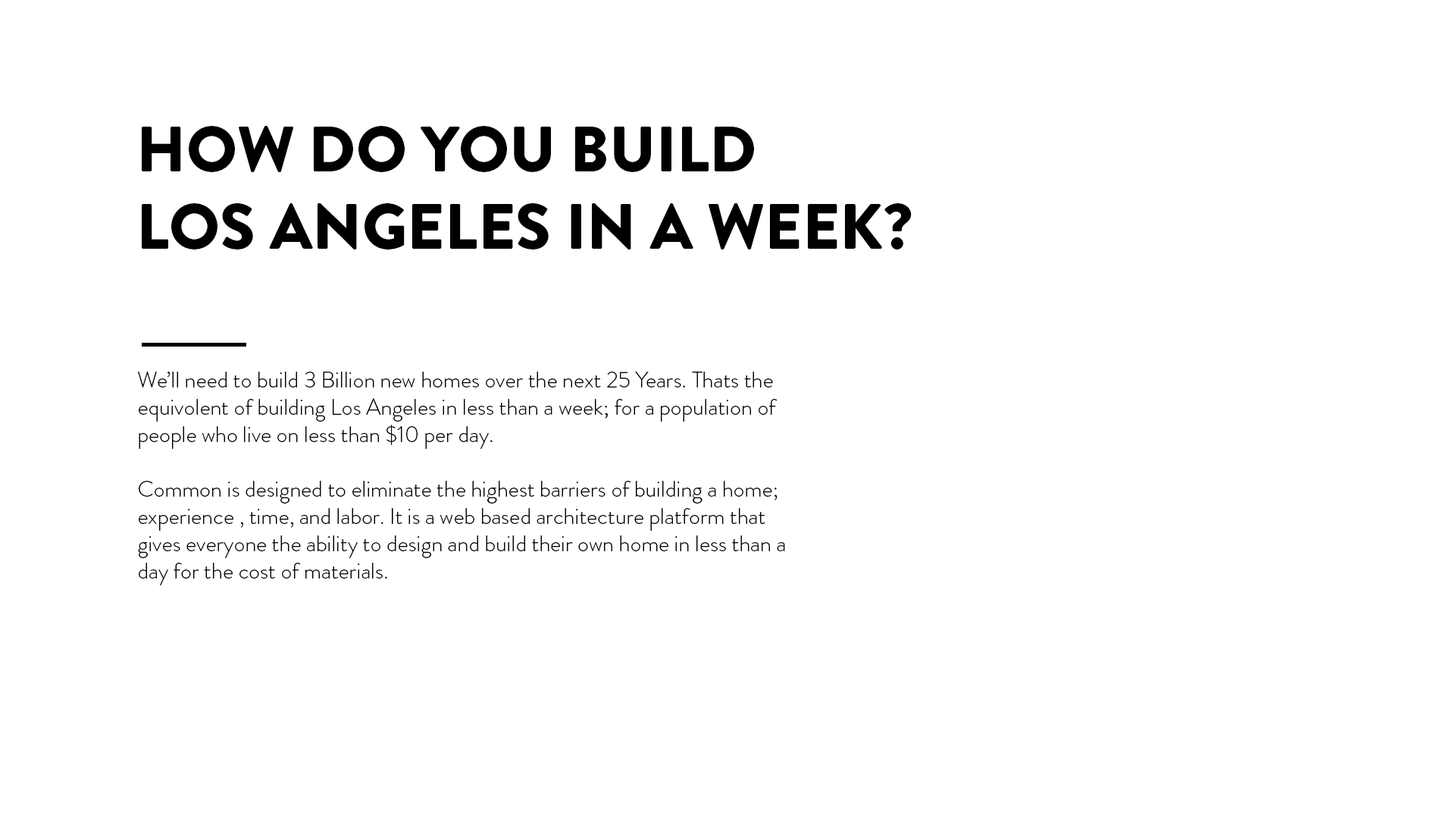
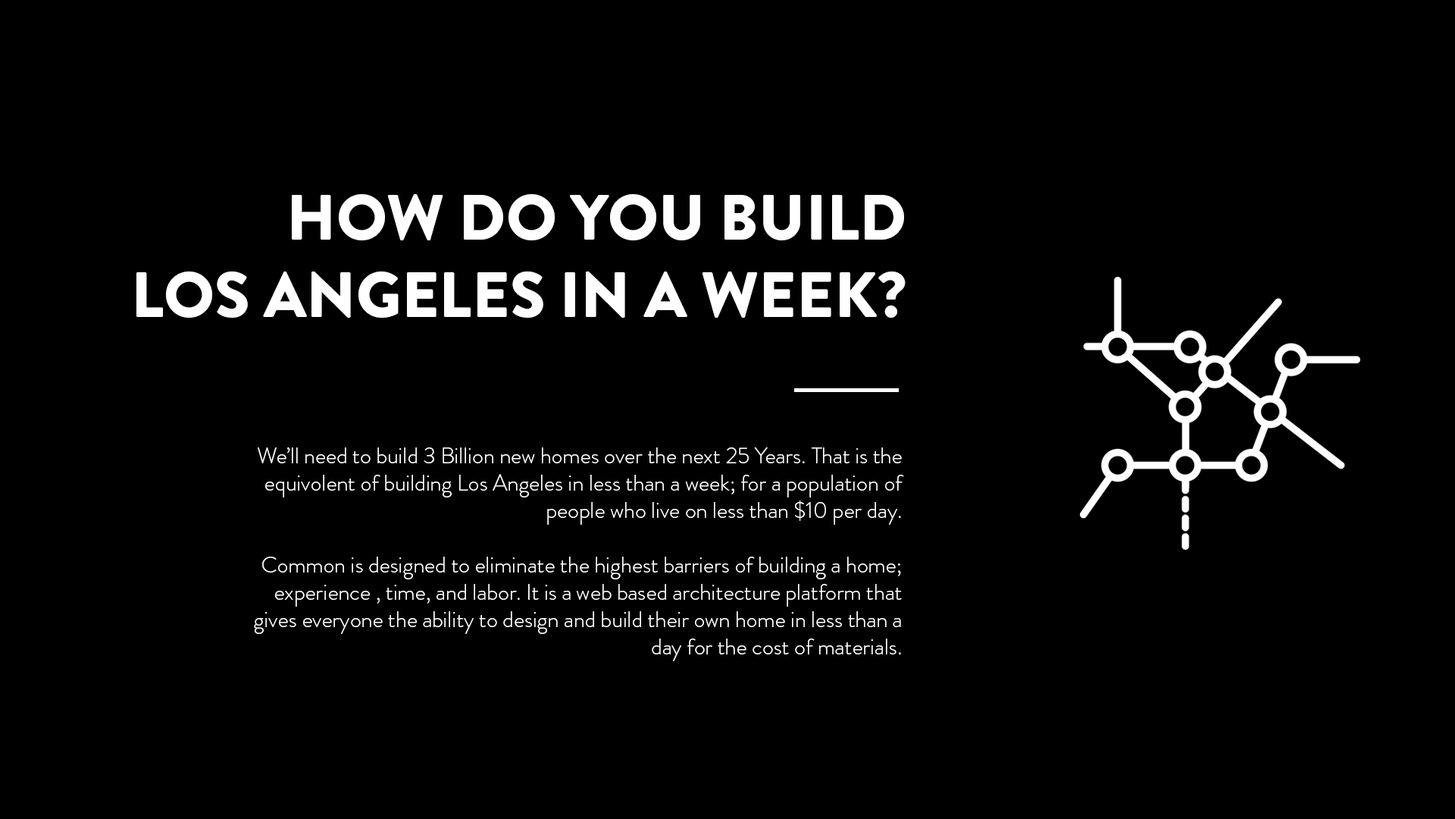
Layered file, before and after one edit (1455 × 819). Changes by layer:
painted on "Layer 1" over (1080, 276, 1361, 550)
painted on "We’ll need to build 3 Billion new homes over the next 25 Years." over (137, 371, 905, 661)
painted on "HOW DO YOU BUILD LOS ANGELES IN A WEEK?" over (136, 125, 912, 318)
moved "Background copy" out of group "Group 1", painted on it over (0, 0, 1455, 819)
